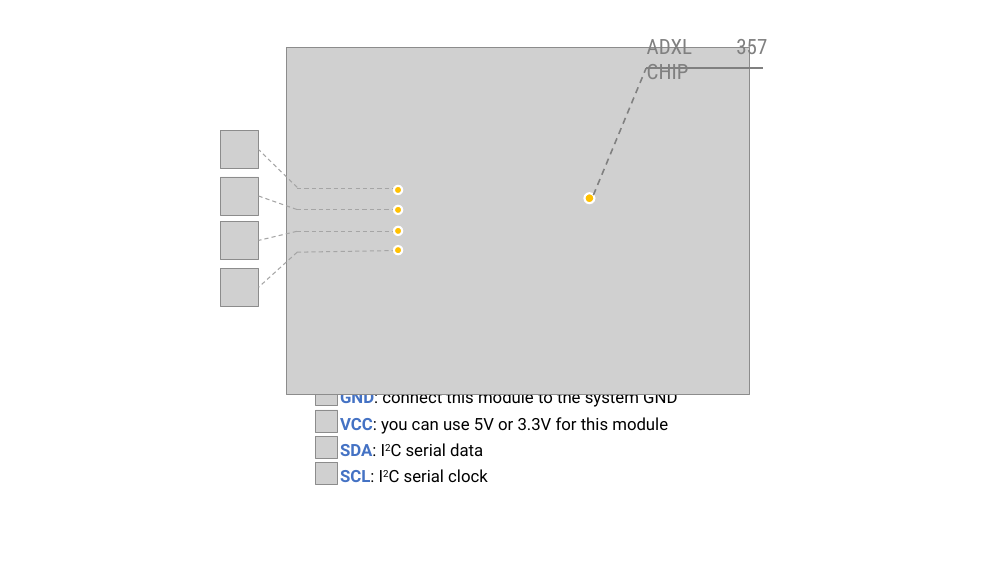
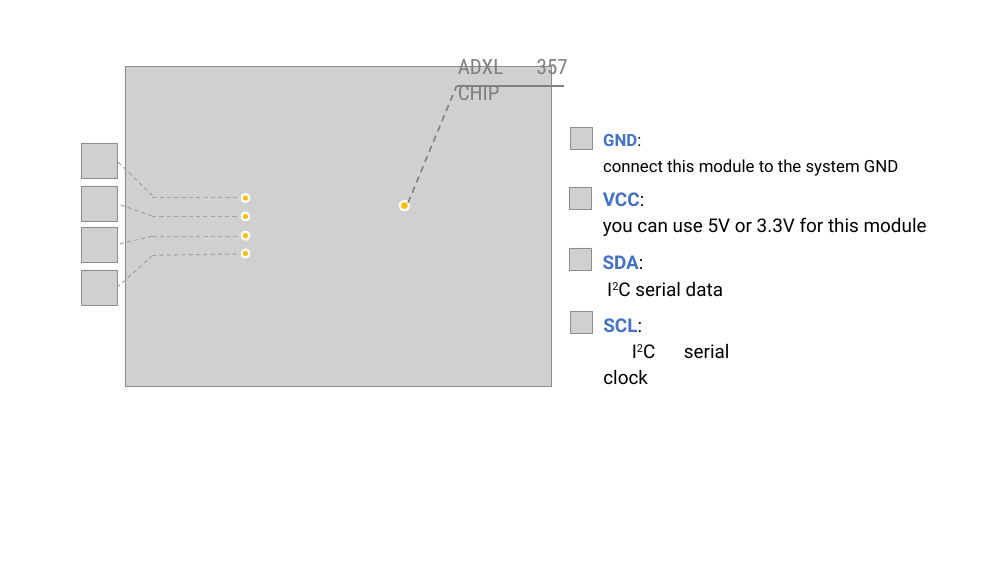
Before and after one commit to SeeedDocument/Grove-3-Axis_Digital_Accelerometer-40g-ADXL357, a slide deck: slide 1 of img/101020639.pptx. Drawn at 1008x567 pixels with LibreOffice and Linux fonts; fonts in the diff are those of the drawing; grey boxes stand for pictures. Boxes give left, top, right and bottom in pixels: in the first picture for what was removed or moved away, otherwise in the second. Text is boxed around its words. In the diff, an @@ line names an element or a change of style, - is before the commit and + after.

```diff
--- a/img/101020639.pptx
+++ b/img/101020639.pptx
@@ text "ADXL 357 CHIP" rewrapped from box(647, 34, 767, 60) to box(458, 55, 568, 81) @@
@@ picture: place and size @@
-picture at box(287, 47, 750, 395)
+picture at box(125, 67, 552, 387)
@@ line moved from (594, 195) - (647, 68) to (408, 203) - (457, 86) @@
@@ line moved from (647, 68) - (763, 68) to (457, 86) - (564, 86) @@
@@ picture: place and size @@
-picture at box(221, 131, 259, 169)
+picture at box(82, 144, 117, 179)
@@ picture: place and size @@
-picture at box(316, 384, 338, 406)
+picture at box(570, 128, 592, 150)
@@ text at box(603, 134, 898, 176): text changed @@
-GND: connect this module to the system GND
-VCC: you can use 5V or 3.3V for this module
-SDA: I2C serial data
-SCL: I2C serial clock
+GND:
+connect this module to the system GND
@@ line moved from (297, 188) - (259, 150) to (153, 196) - (117, 161) @@
@@ picture: place and size @@
-picture at box(221, 177, 259, 216)
+picture at box(82, 186, 117, 222)
@@ 3 lines, 1 picture: place and size @@
-3 lines, 1 picture at box(221, 196, 297, 287)
+3 lines, 1 picture at box(82, 203, 153, 287)
@@ line moved from (297, 189) - (395, 189) to (153, 197) - (243, 197) @@
@@ ellipse: place and size @@
-ellipse at box(394, 186, 402, 194)
+ellipse at box(242, 194, 250, 202)
@@ ellipse: place and size @@
-ellipse at box(585, 194, 594, 203)
+ellipse at box(400, 201, 409, 210)
@@ picture: place and size @@
-picture at box(316, 410, 338, 432)
+picture at box(569, 188, 591, 209)
@@ text added at box(603, 192, 927, 236), 18 pt, text #000000 @@
+VCC:
+you can use 5V or 3.3V for this module
@@ line moved from (297, 210) - (394, 210) to (152, 216) - (242, 216) @@
@@ line moved from (297, 231) - (394, 231) to (153, 236) - (242, 236) @@
@@ 3 ellipses: place and size @@
-3 ellipses at box(394, 206, 402, 254)
+3 ellipses at box(242, 212, 250, 257)
@@ line moved from (297, 253) - (395, 250) to (152, 256) - (243, 254) @@
@@ picture: place and size @@
-picture at box(316, 436, 338, 458)
+picture at box(569, 248, 591, 270)
@@ text added at box(603, 255, 723, 297), 18 pt, text #000000 @@
+SDA:
+I2C serial data
@@ picture: place and size @@
-picture at box(221, 268, 259, 307)
+picture at box(82, 270, 117, 306)
@@ picture: place and size @@
-picture at box(316, 462, 338, 484)
+picture at box(570, 312, 592, 333)
@@ text added at box(603, 318, 730, 359), 18 pt, text #000000 @@
+SCL:
+I2C serial clock
```
Also in this commit, not shown: 1 other file.
